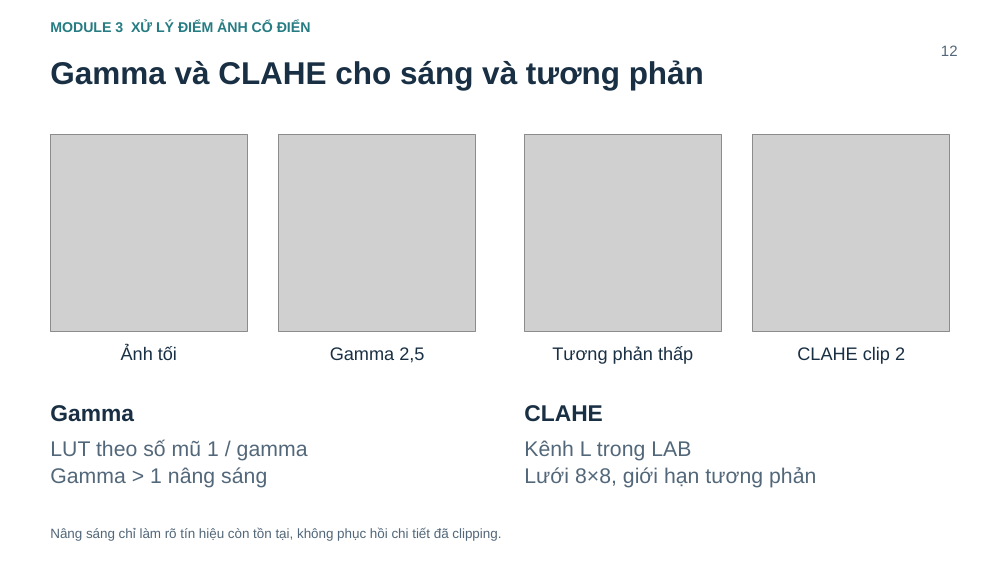
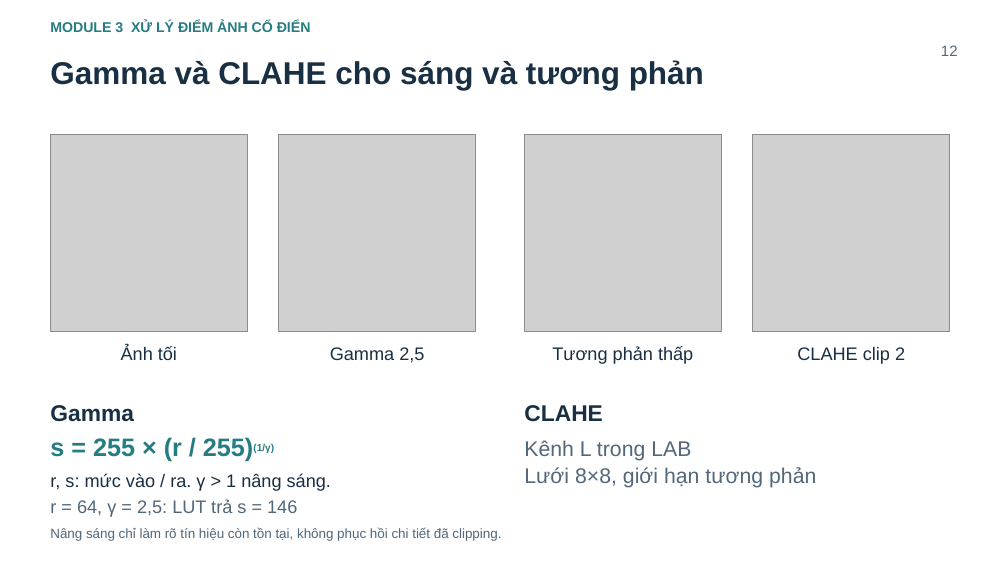
Before and after one commit to Image-Processing-2026/intelligent-image-processing, a slide deck: slide 11 of docs/report-2026-10-29/slides_AI_Image_Doctor_theo_module_15_phut.pptx. Drawn at 1008x567 pixels with LibreOffice and Linux fonts; fonts in the diff are those of the drawing; grey boxes stand for pictures. Boxes give left, top, right and bottom in pixels: in the first picture for what was removed or moved away, otherwise in the second. Text is boxed around its words. In the diff, an @@ line names an element or a change of style, - is before the commit and + after.

Commit message:
docs: explain PSNR and gamma formulas in slides and script

```diff
--- a/docs/report-2026-10-29/slides_AI_Image_Doctor_theo_module_15_phut.pptx
+++ b/docs/report-2026-10-29/slides_AI_Image_Doctor_theo_module_15_phut.pptx
@@ text added at (50, 437, 274, 462), 24 pt, text #267C83, bold @@
+s = 255 × (r / 255)(1/γ)
@@ text at (50, 473, 331, 491): text changed; size 20.2 to 17.2 pt; text colour #526779 to #192F43 @@
-LUT theo số mũ 1 / gamma
-Gamma > 1 nâng sáng
+r, s: mức vào / ra. γ > 1 nâng sáng.
@@ text added at (50, 499, 297, 517), 17.2 pt, text #526779 @@
+r = 64, γ = 2,5: LUT trả s = 146
```
Also in this commit, not shown: 1 other slide changed, 1 other file.
